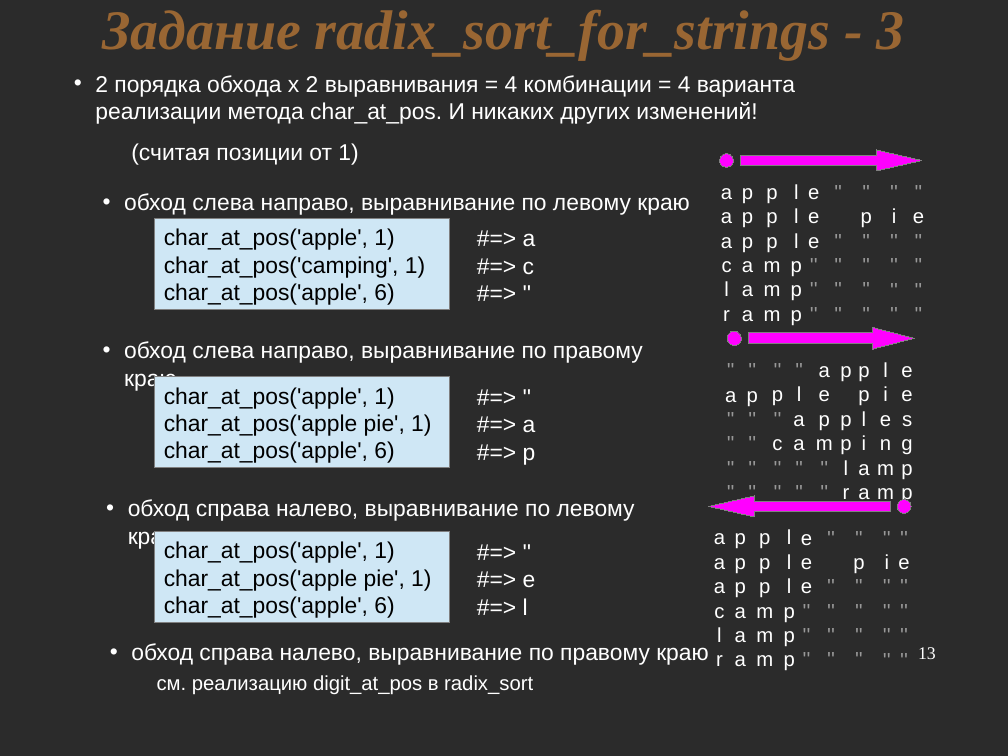
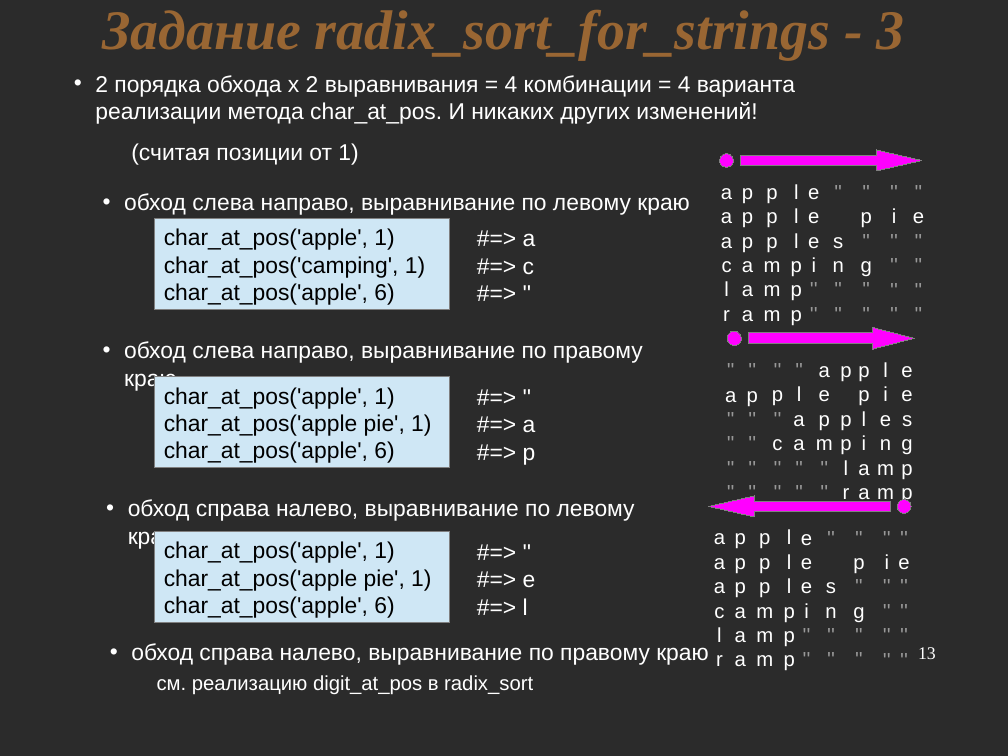
Before and after one commit to nkrot/rufsl, a slide deck: slide 13 of lectures/sorting.odp. Drawn at 1008x756 pixels with LibreOffice and Linux fonts; fonts in the diff are those of the drawing; background and template pictures are left out; a plain dark background stands for a picture behind light text. Boxes give left, top, right and bottom in pixels: in the first picture for what was removed or moved away, otherwise in the second. Text is boxed around its words. In the diff, an @@ line names an element or a change of style, - is before the commit and + after.

```diff
--- a/lectures/sorting.odp
+++ b/lectures/sorting.odp
@@ text at (x1=808, y1=188, x2=819, y2=272): paragraph removed @@
-''
@@ text removed at (x1=821, y1=175, x2=856, y2=319) @@
-''
-''
-''
-''
-''
@@ text at (x1=861, y1=212, x2=872, y2=276): paragraph removed @@
-''
@@ text added at (x1=833, y1=237, x2=844, y2=272), 16 pt, text #999999 @@
+''
+s
+n
+''
+''
@@ text at (x1=812, y1=257, x2=817, y2=272): paragraph added @@
+i
@@ text at (x1=861, y1=261, x2=872, y2=276): paragraph added @@
+g
@@ text at (x1=801, y1=534, x2=812, y2=618): paragraph removed @@
-''
@@ text removed at (x1=814, y1=520, x2=849, y2=665) @@
-''
-''
-''
-''
-''
@@ text at (x1=853, y1=558, x2=864, y2=622): paragraph removed @@
-''
@@ text added at (x1=825, y1=582, x2=836, y2=618), 16 pt, text #999999 @@
+''
+s
+n
+''
+''
@@ text at (x1=804, y1=603, x2=809, y2=618): paragraph added @@
+i
@@ text at (x1=853, y1=607, x2=864, y2=622): paragraph added @@
+g
```
Also in this commit, not shown: 2 other slides changed, 4 other files.
